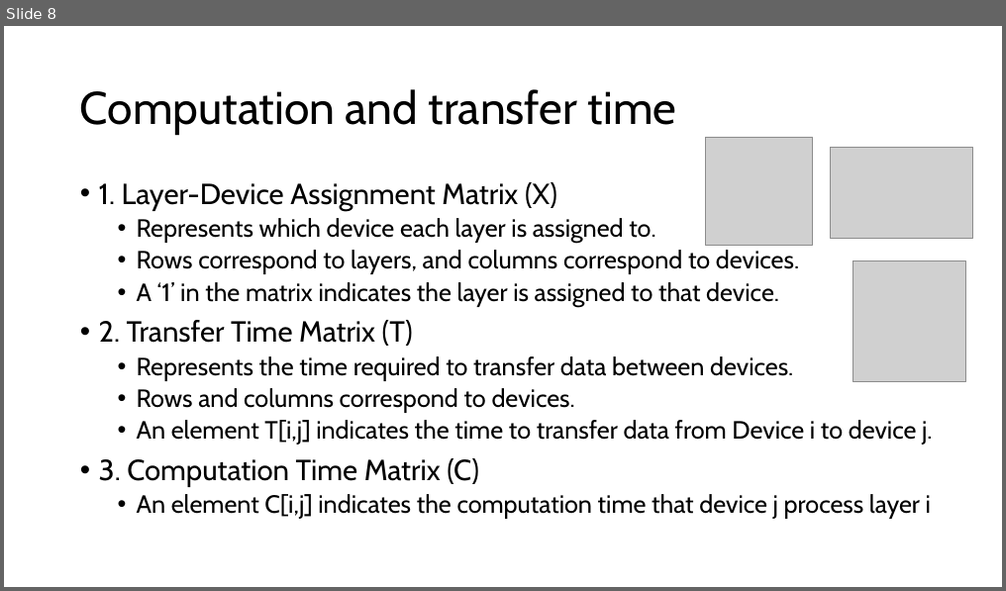
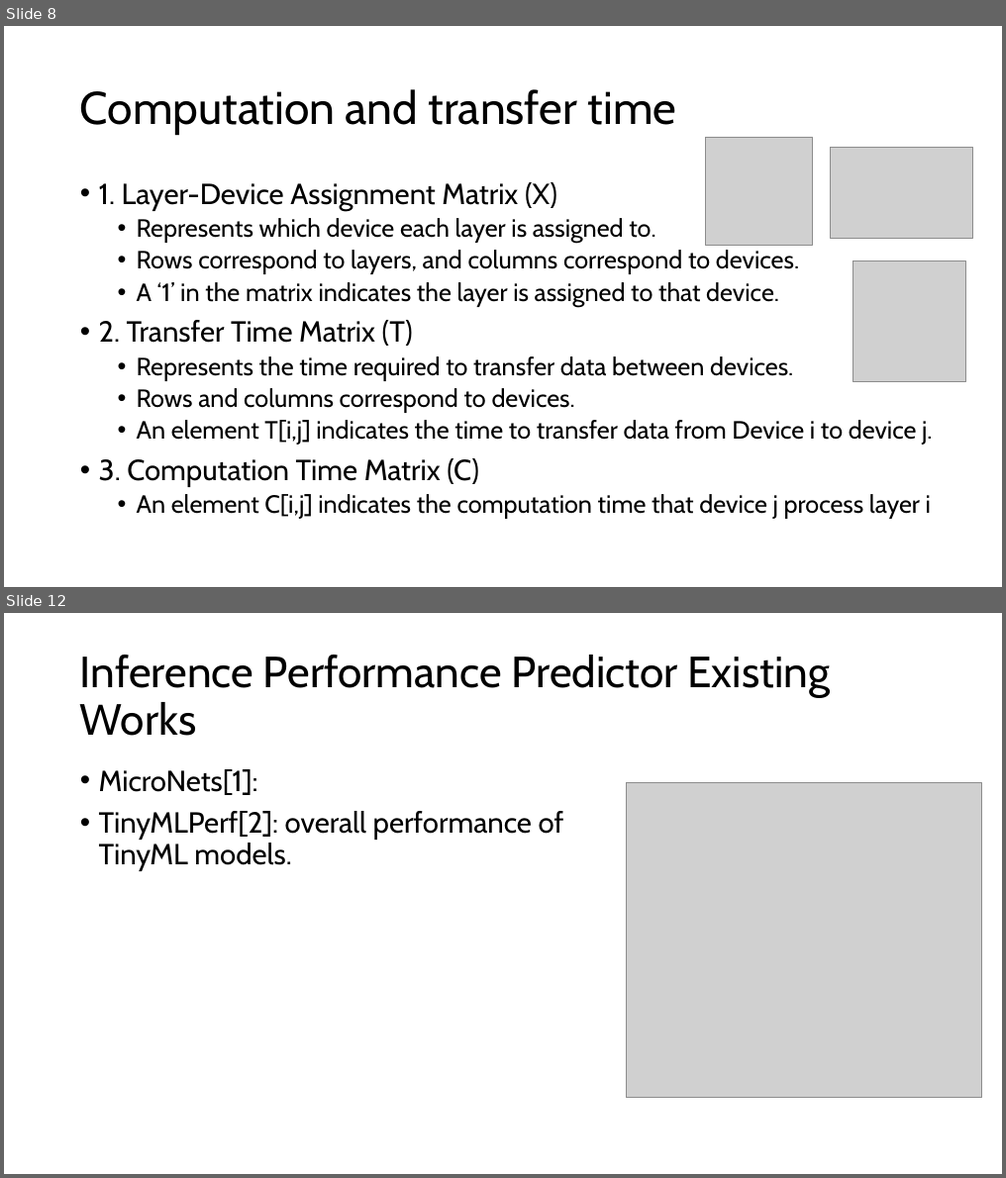
Before and after one commit to GXG-CS/on_device_learning, a slide deck: micro-network-project.pptx. Shown one above the other, each under a label of ours: slide 8 before the commit, slides 8 and 12 after it; the slides between them are not shown. The pictures are 1006x591 and 1006x1178 pixels, drawn with LibreOffice and Linux fonts; fonts in the diff are those of the drawing; grey boxes stand for pictures. Boxes give left, top, right and bottom in pixels: in the first picture for what was removed or moved away, otherwise in the second. Text is boxed around its words. In the diff, an @@ line names an element or a change of style, - is before the commit and + after.

```diff
--- a/micro-network-project.pptx
+++ b/micro-network-project.pptx
@@ slide 12 added at (x1=4, y1=613, x2=1002, y2=1174), background #FFFFFF @@
@@ title added at (x1=80, y1=655, x2=831, y2=736), 42 pt, text #000000 @@
+Inference Performance Predictor Existing Works
@@ text added at (x1=99, y1=769, x2=564, y2=871), 28 pt, text #000000 @@
+• MicroNets[1]:
+• TinyMLPerf[2]: overall performance of TinyML models.
@@ picture added at (x1=626, y1=783, x2=982, y2=1098) @@
```
Also in this commit, not shown: 2 slides changed, 3 other slides added, 1 slide removed, 7 other files.
